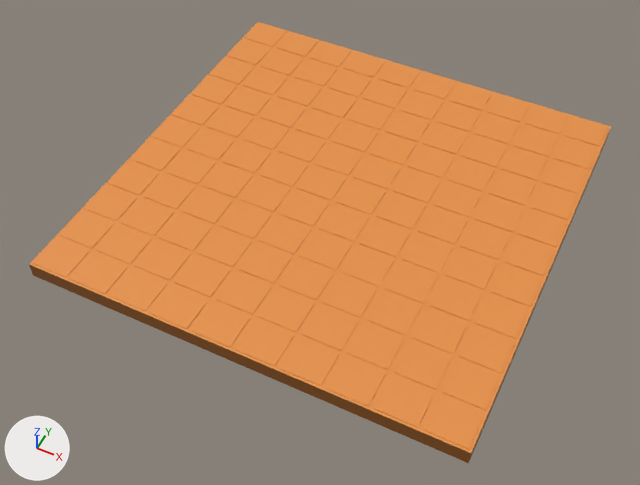
Renders of the FBX model Assets/3D/(YnZp)ChaoLowPolly.fbx from each side of a commit.
Both versions are drawn from a 50 mm lens placed at (11.7, -25.4, 28.2), pointed at (-0.1, -1.8, -1.4). The axes (+X, +Y, +Z) are drawn at lower left. The lights are the same throughout. Where no turn or scale is listed for an object, it has been applied to the vertices. Vertices at the same position are counted once.
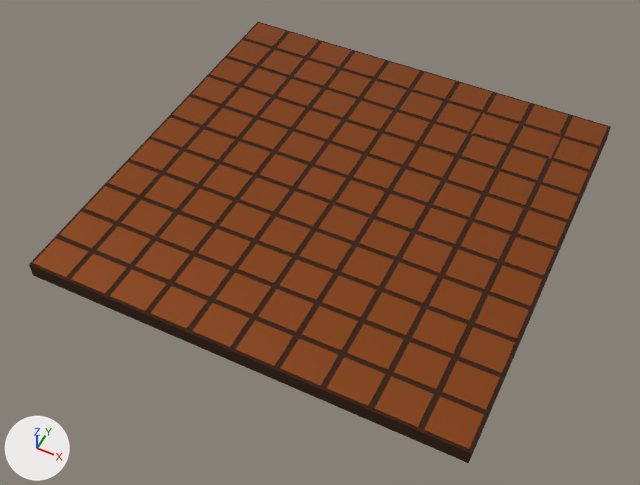
Location of each change, (x1, y1, x2, y2) in pixels of the pictures (640 x 485 px):
'Cube', recoloured, surface changed (orange to brown)
    both: (29, 22, 611, 463)
part 1 of me_cube, recoloured (orange to brown)
    both: (29, 22, 611, 453)
part 2 of me_cube, recoloured
    both: (29, 130, 610, 463)

What the commit changed:
Material 'Material' (mat_material) changes colour from orange #e79246 to brown #9a5020; in linear values from (0.801, 0.287, 0.0615) to (0.323, 0.0802, 0.0144).
In material 'Material' (mat_material), metallic goes from 0.0 to 0.71.
Material 'Material.003' (mat_material_003) is new.
Its base color is (0.0443, 0.0136, 0.00376) (brown #3b1f0c).
Its metallic is 0.203.
Its roughness is 1.0.
me_cube has 1144 vertices, 1142 faces and spans x -9.6..9.6, y -9.6..9.6, z -0.4..0.4.
me_cube is used by ob_cube; location (0.0, 0.0, 0.0).
me_cube part 1: 438 of the faces centred in x -9.5..9.5, y -9.6..9.6, z 0.4 switch from mat_material (orange #e79246) to mat_material_003 (brown #3b1f0c).
me_cube part 2: all 42 faces that had it switch from mat_material_001 (brown #975b1b) to mat_material_003 (brown #3b1f0c).
